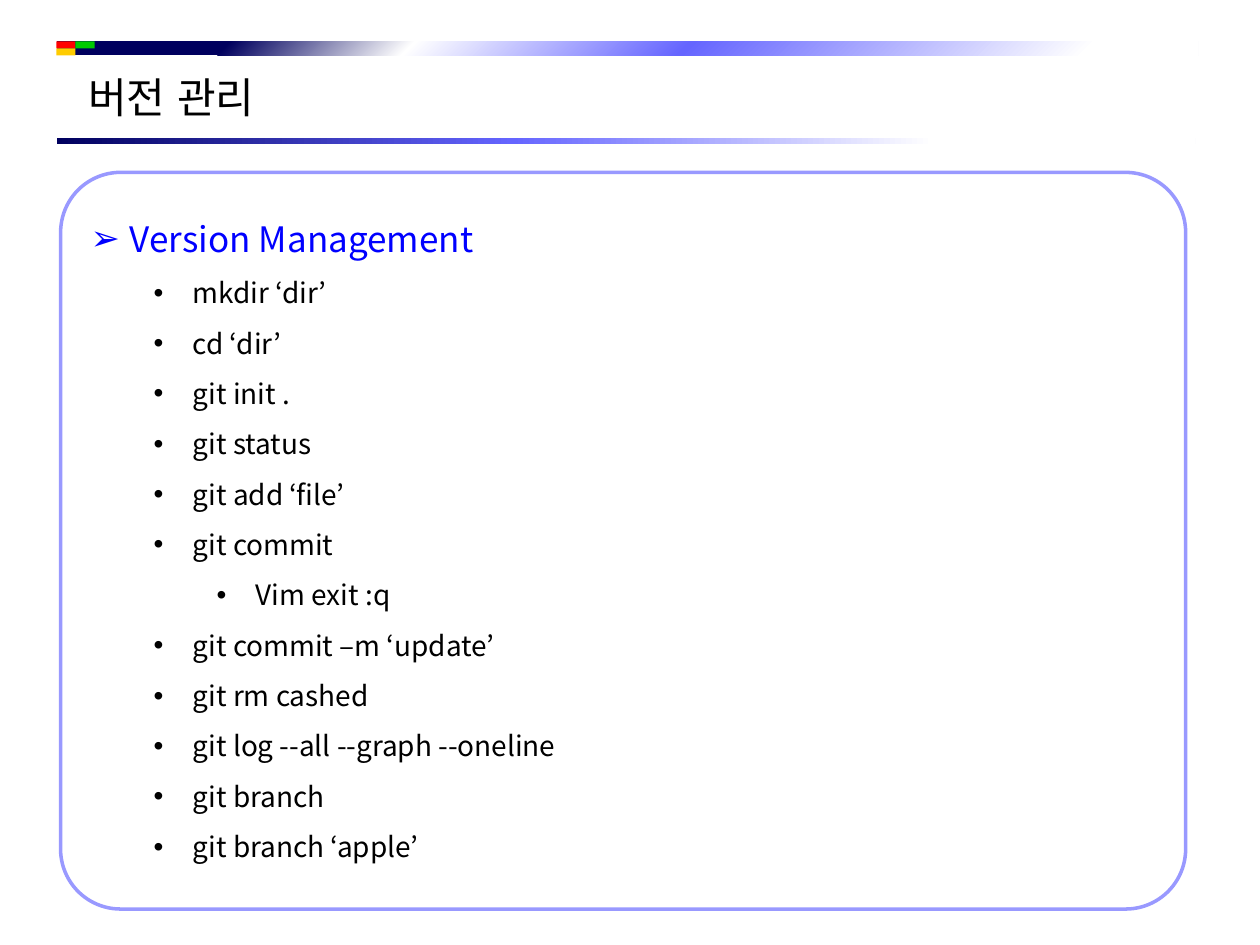
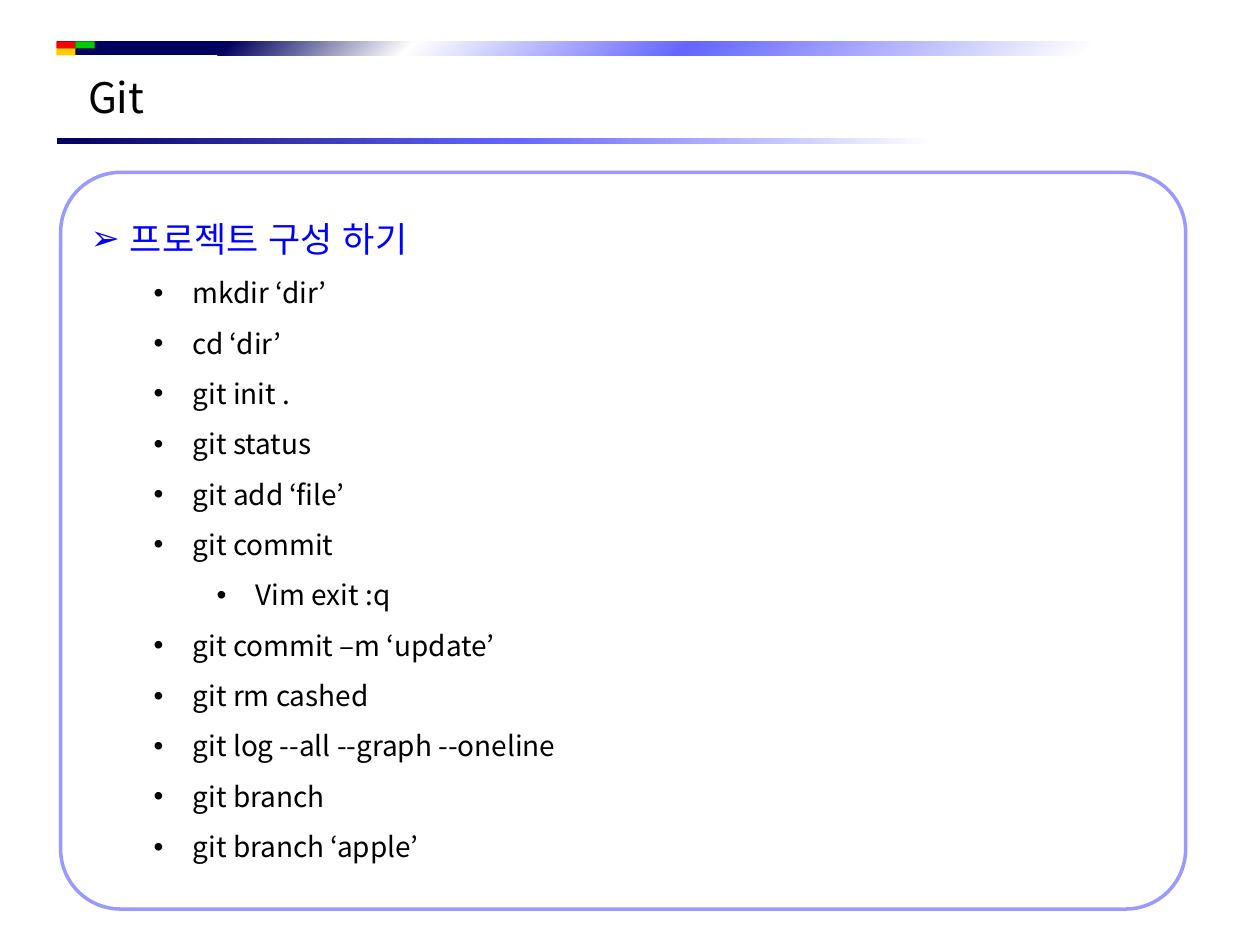
Before and after one commit to jsh-1235/Document, a slide deck: slide 9 of Git/Git 시작하기.pptx (slide 6 before the commit). Drawn at 1260x945 pixels with LibreOffice and Linux fonts; fonts in the diff are those of the drawing; background and template pictures are left out. Boxes give left, top, right and bottom in pixels: in the first picture for what was removed or moved away, otherwise in the second. Text is boxed around its words. In the diff, an @@ line names an element or a change of style, - is before the commit and + after.

```diff
--- a/Git/Git 시작하기.pptx
+++ b/Git/Git 시작하기.pptx
@@ text at bbox=[88, 80, 144, 114]: text changed @@
-버전 관리
+Git
@@ text in rounded rectangle at bbox=[130, 223, 407, 255]: text changed @@
-➢ Version Management
+➢ 프로젝트 구성 하기
```
Also in this commit, not shown: 7 other slides changed, 12 slides added, 1 slide removed.
